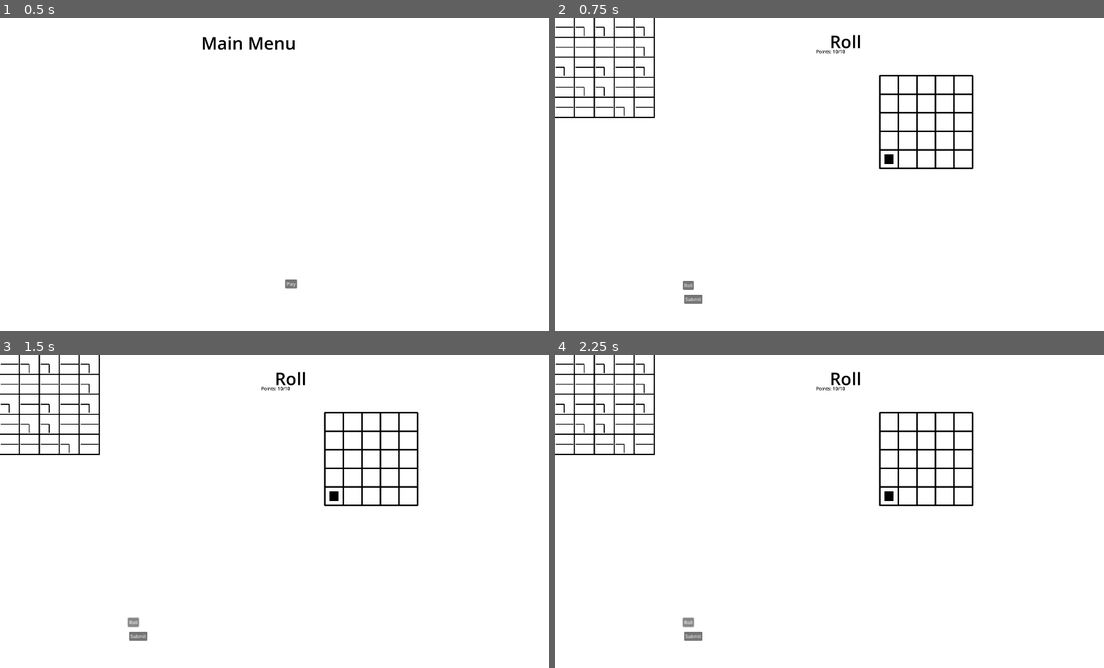
Above: before the commit, frames 1-4 (two rows, left to right).
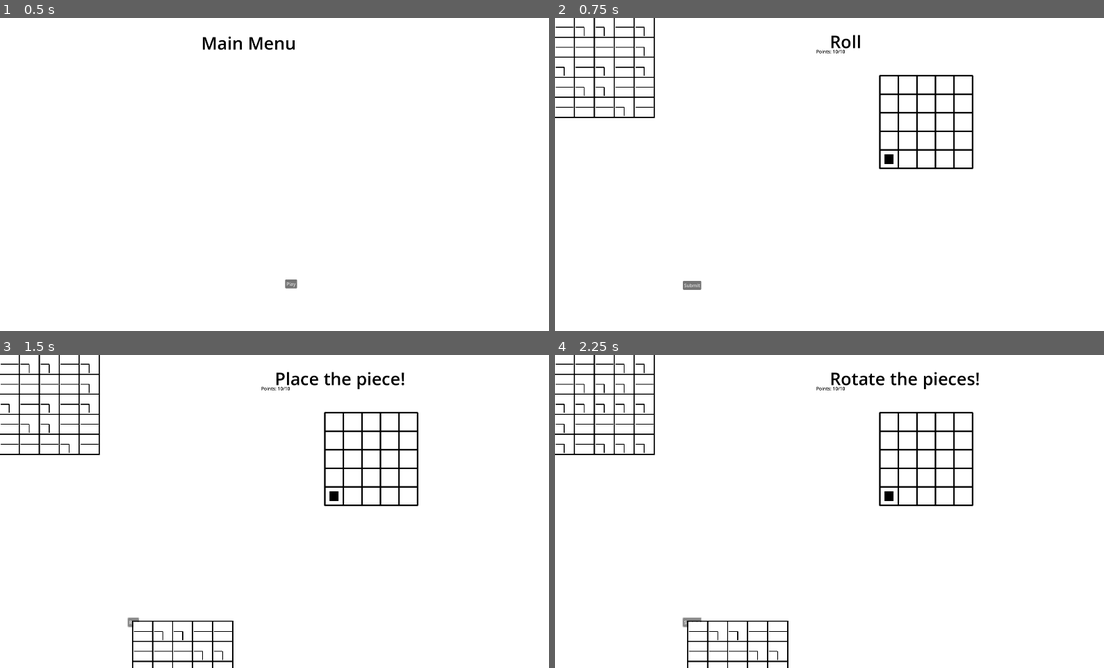
Above: after the commit, the same moments.

Repository: Peachball/gmtk-2025
Game: Godot game, scene res://scenes/menu.tscn
Same seed, same stepped clock (60 frames per second), same inputs: the game is played once before the commit and once after it.
Inputs (mouse positions are in pixels of both pictures, inside the frame that each line leads up to):
- Up to frame 1 (0.5 s): no input
- Up to frame 2 (0.75 s): click "Play" at 0.5 s
- Up to frame 3 (1.5 s): click (131, 621) at 1.25 s, where only the run before the commit has a clickable "Roll"
- Up to frame 4 (2.25 s): click "Roll" at 2 s

Frame 1 is identical in both runs. In frame 2, 0.1% of the frame differs, in the area x 23-27%, y 84-92%; in frame 3, 1.1%; in frame 4, 1.4%, in the area x 1-78%, y 2-100%.

Commit message:
Fix previous commit not showing tiles

Diff:
--- a/scenes/level.gd
+++ b/scenes/level.gd
@@ -34,6 +34,10 @@
 
 func _on_roll_submit_button_pressed() -> void:
 	if rolled:
+		var tiles = $SlotMachine/Tiles.duplicate()
+		for tile in tiles.get_children():
+			(tile as Tile).allow_rotate = false
+		$HeldTiles.add_child(tiles)
 		player_action = PLACE_TILE
 		rolled = !rolled
 	else:
--- a/scenes/level.tscn
+++ b/scenes/level.tscn
@@ -13,19 +13,11 @@
 [node name="WorldMap" parent="." instance=ExtResource("3_mx8sn")]
 position = Vector2(1122, 199)
 
-[node name="RollButton" type="Button" parent="."]
+[node name="RollSubmitButton" type="Button" parent="."]
 offset_left = 442.0
 offset_top = 907.0
 offset_right = 479.0
 offset_bottom = 938.0
-text = "Roll"
-metadata/_edit_lock_ = true
-
-[node name="SubmitButton" type="Button" parent="."]
-offset_left = 446.0
-offset_top = 955.0
-offset_right = 509.0
-offset_bottom = 986.0
 text = "Submit"
 metadata/_edit_lock_ = true
 
@@ -48,5 +40,4 @@
 
 [node name="HeldTiles" type="Node2D" parent="."]
 
-[connection signal="pressed" from="RollButton" to="." method="_on_roll_button_pressed"]
-[connection signal="pressed" from="SubmitButton" to="." method="_on_submit_button_pressed"]
+[connection signal="pressed" from="RollSubmitButton" to="." method="_on_roll_submit_button_pressed"]
